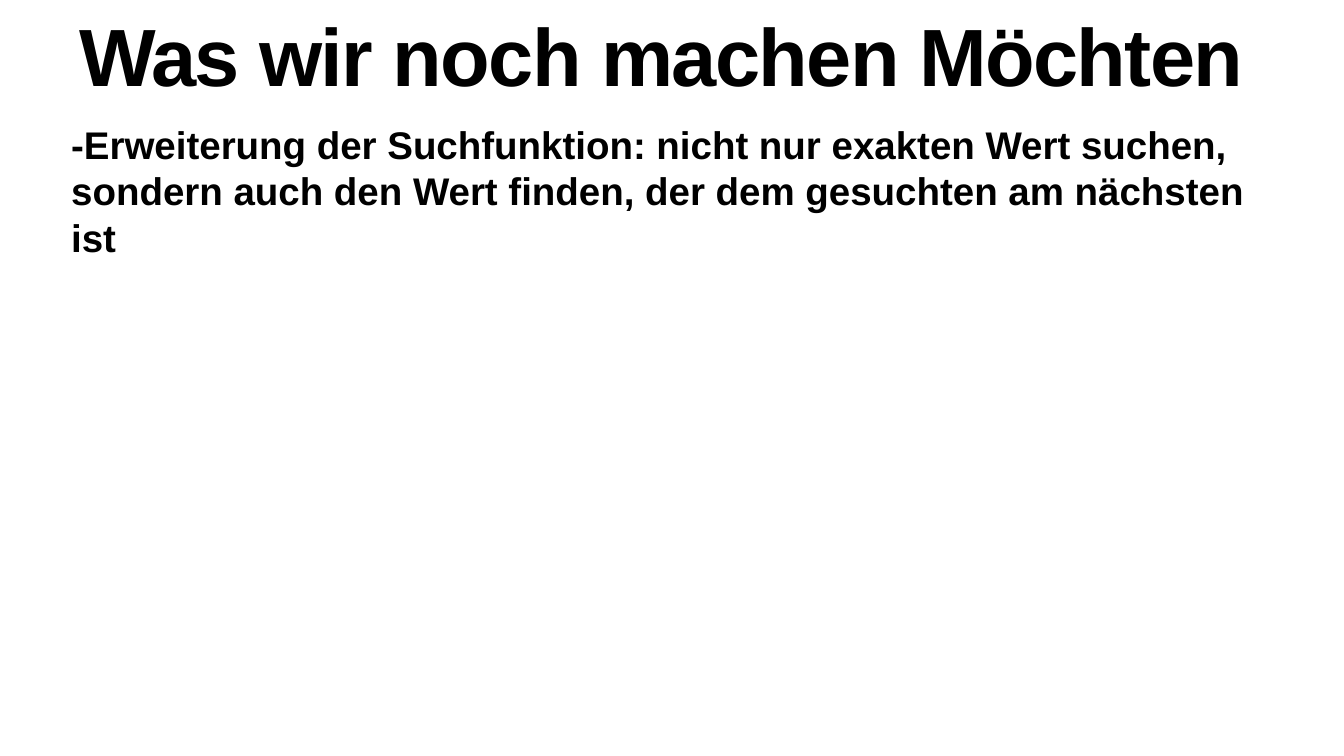
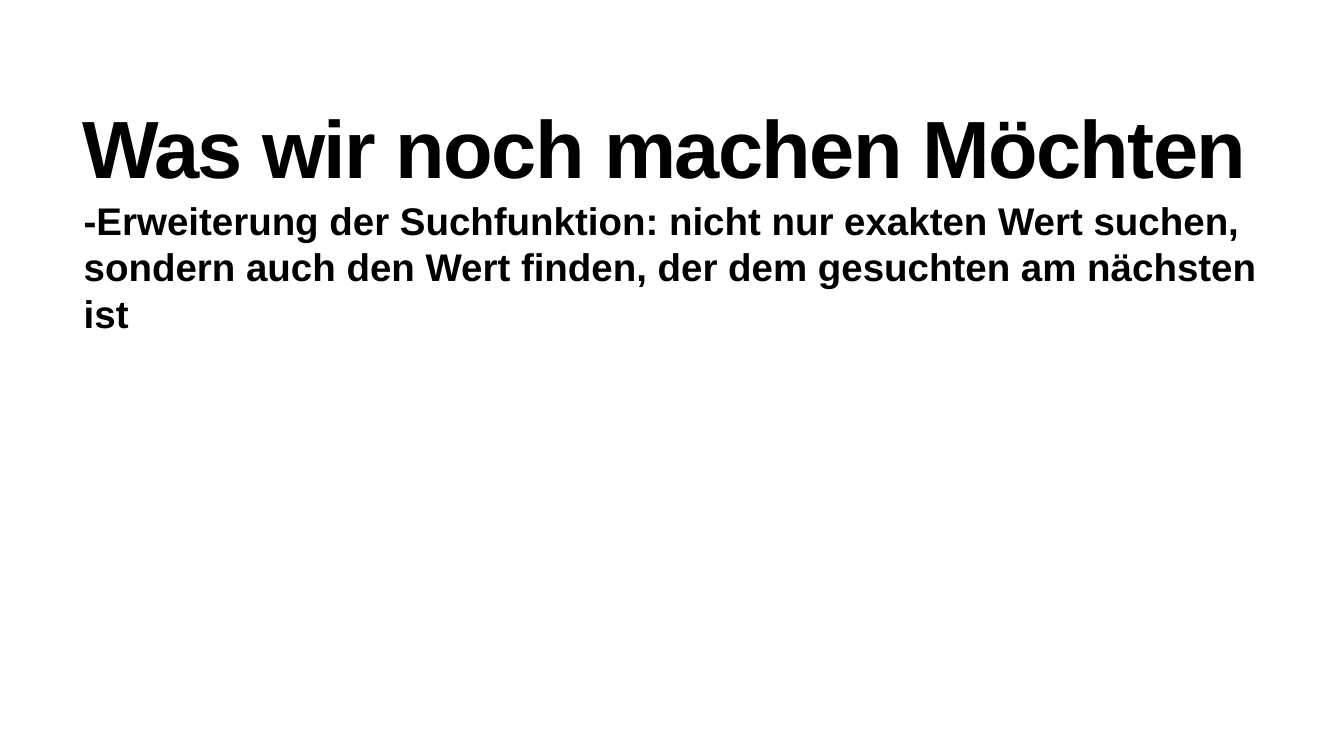
Before and after one commit to gyho-htt/projekt-nichtlineare-datenstrukturen-mario-brothers, a slide deck: slide 5 of praesentation/Info Elden Ring Bosse Sortieren.odp. Drawn at 1344x756 pixels with LibreOffice and Linux fonts; fonts in the diff are those of the drawing; background and template pictures are left out. Boxes give left, top, right and bottom in pixels: in the first picture for what was removed or moved away, otherwise in the second. Text is boxed around its words. In the diff, an @@ line names an element or a change of style, - is before the commit and + after.

```diff
--- a/praesentation/Info Elden Ring Bosse Sortieren.odp
+++ b/praesentation/Info Elden Ring Bosse Sortieren.odp
@@ text "Was wir noch machen Möchten": place and size @@
-text "Was wir noch machen Möchten" at bbox=[79, 27, 1243, 87]
+text "Was wir noch machen Möchten" at bbox=[82, 119, 1246, 179]
@@ text "-Erweiterung der Suchfunktion: nicht nur ...": place and size @@
-text "-Erweiterung der Suchfunktion: nicht nur ..." at bbox=[71, 131, 1244, 253]
+text "-Erweiterung der Suchfunktion: nicht nur ..." at bbox=[84, 207, 1256, 329]
```
Also in this commit, not shown: 1 other file.
